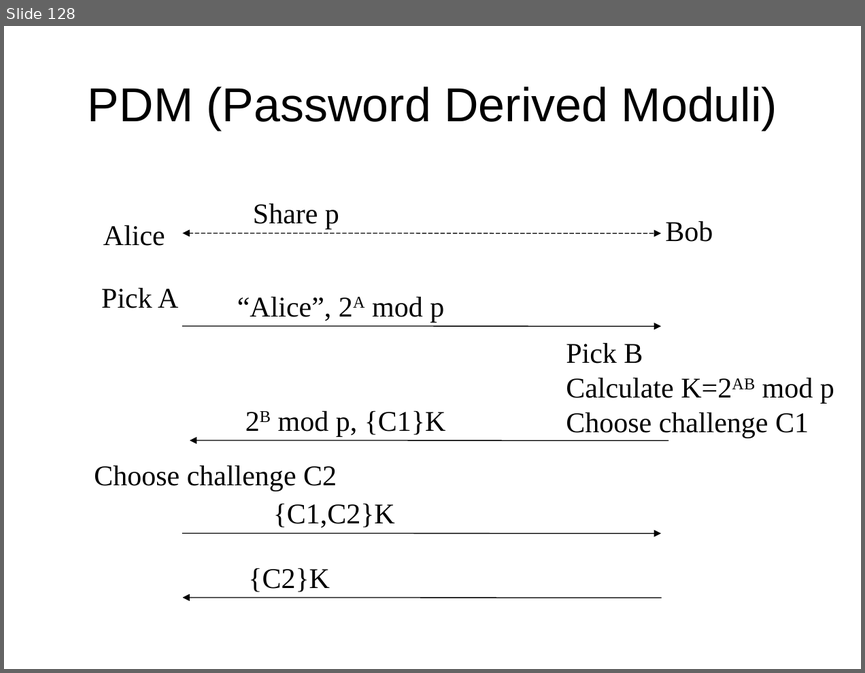
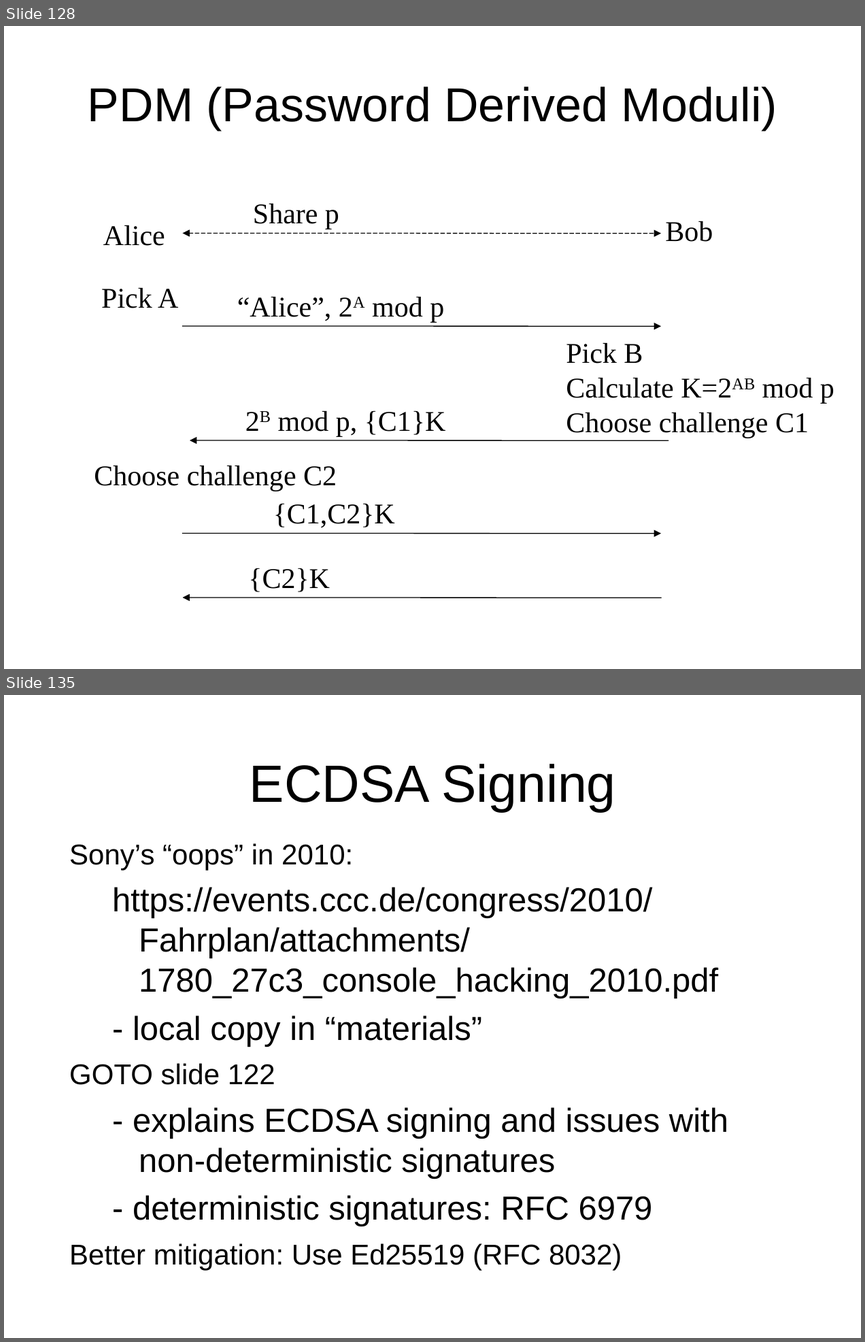
Before and after one commit to sftcd/cs7053, a slide deck: 2016lectures/03-crypto.ppt. Shown one above the other, each under a label of ours: slide 128 before the commit, slides 128 and 135 after it; the slides between them are not shown. The pictures are 865x673 and 865x1342 pixels, drawn with LibreOffice and Linux fonts; fonts in the diff are those of the drawing. Boxes give left, top, right and bottom in pixels: in the first picture for what was removed or moved away, otherwise in the second. Text is boxed around its words. In the diff, an @@ line names an element or a change of style, - is before the commit and + after.

```diff
--- a/2016lectures/03-crypto.ppt
+++ b/2016lectures/03-crypto.ppt
@@ slide 135 added at box(4, 695, 861, 1338), background #FFFFFF @@
@@ title added at box(249, 764, 616, 811), 44 pt, text #000000 @@
+ECDSA Signing
@@ text added at box(69, 843, 728, 1270), 28 pt, text #000000 @@
+Sony’s “oops” in 2010:
+  https://events.ccc.de/congress/2010/Fahrplan/attachments/1780_27c3_console_hacking_2010.pdf
+  - local copy in “materials”
+GOTO slide 122
+  - explains ECDSA signing and issues with non-deterministic signatures
+  - deterministic signatures: RFC 6979
+Better mitigation: Use Ed25519 (RFC 8032)
```
Also in this commit, not shown: 101 slides changed, 3 other files.
